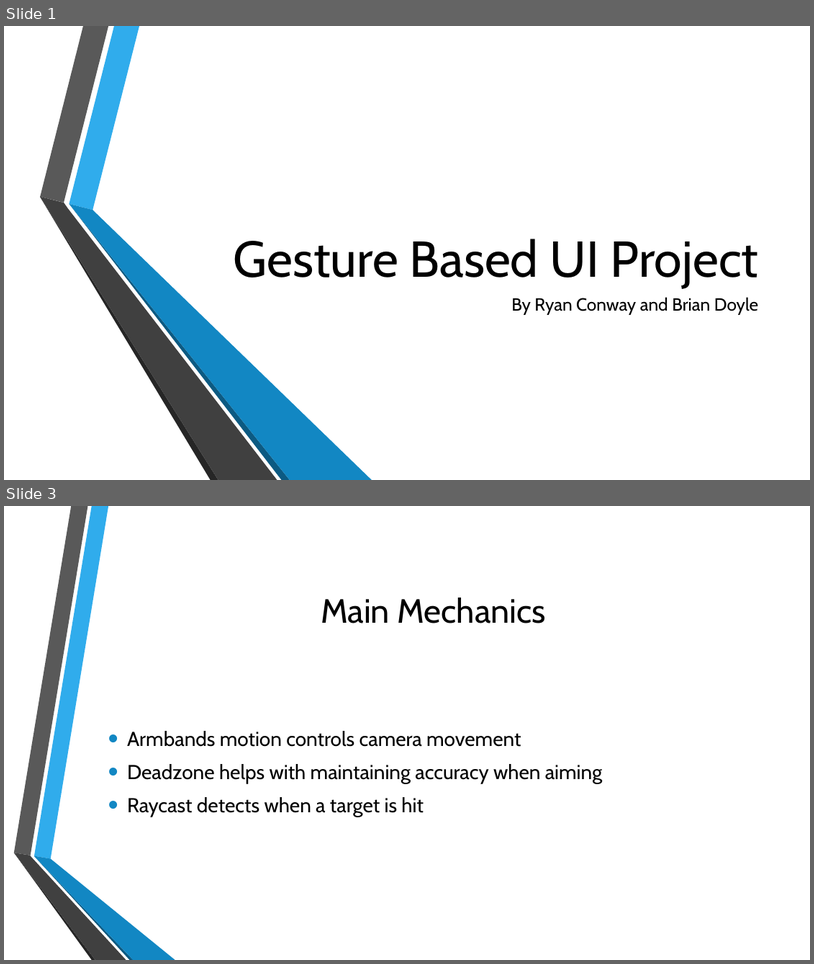
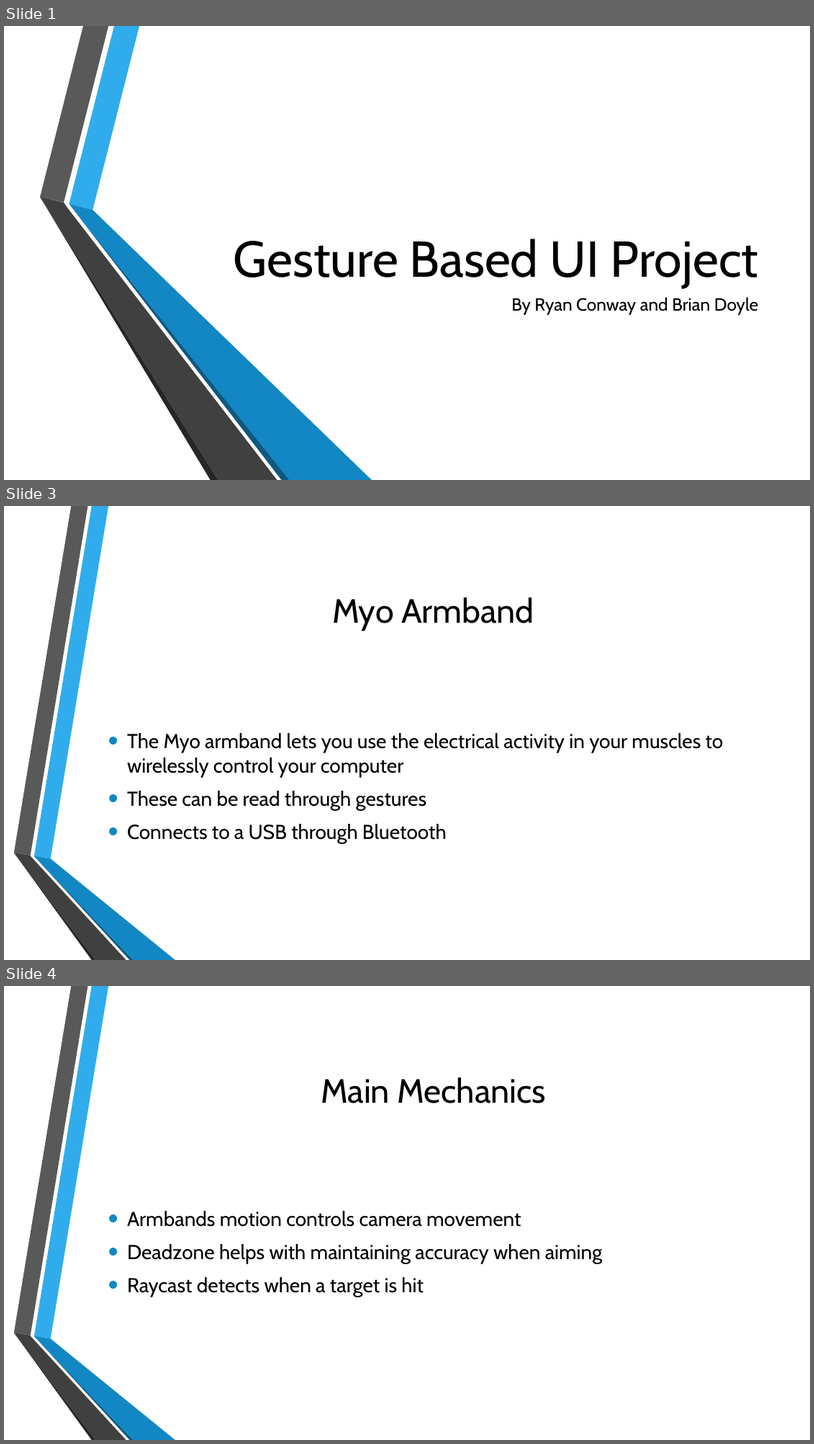
Before and after one commit to BrianD147/Gesture-Based-UI-Development-Project, a slide deck: Gesture Based UI Project.pptx. Shown one above the other, each under a label of ours: slides 1 and 3 before the commit, slides 1, 3 and 4 after it; the slides between them are not shown. The pictures are 814x964 and 814x1444 pixels, drawn with LibreOffice and Linux fonts; fonts in the diff are those of the drawing; background and template pictures are left out. Boxes give left, top, right and bottom in pixels: in the first picture for what was removed or moved away, otherwise in the second. Text is boxed around its words. In the diff, an @@ line names an element or a change of style, - is before the commit and + after.

```diff
--- a/Gesture Based UI Project.pptx
+++ b/Gesture Based UI Project.pptx
@@ slide 3 added at bbox=[4, 506, 810, 960], background picture (left out); not listed: 6 template elements that a slide beside it also shows @@
@@ title added at bbox=[332, 597, 535, 631], 40 pt, text #000000 @@
+Myo Armband
@@ text added at bbox=[127, 733, 724, 844], 24 pt, text #000000 @@
+• The Myo armband lets you use the electrical activity in your muscles to wirelessly control your computer
+• These can be read through gestures
+• Connects to a USB through Bluetooth
@@ what was slide 3 is now slide 4 @@
```
Also in this commit, not shown: 1 slide changed, 9 other files.
